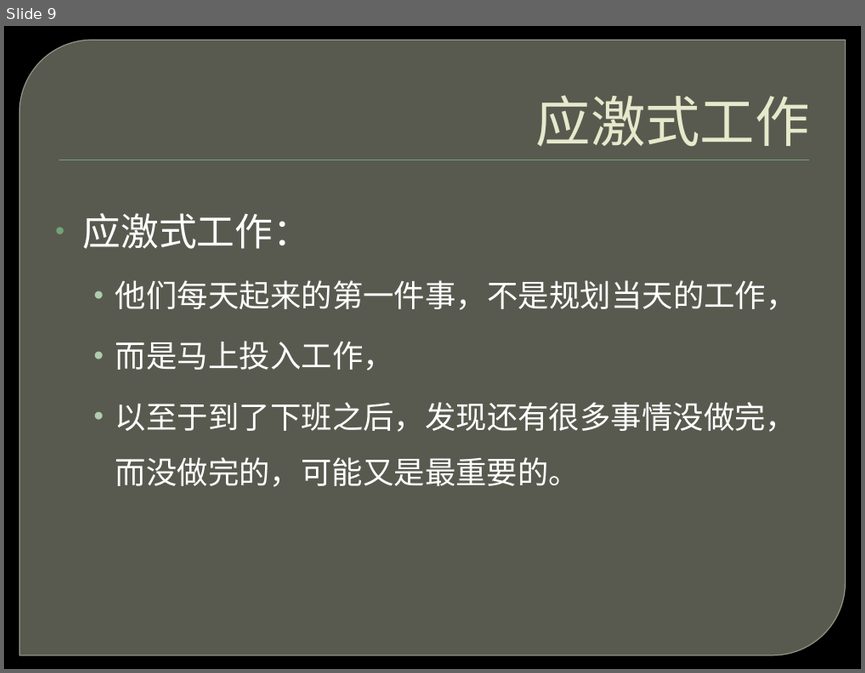
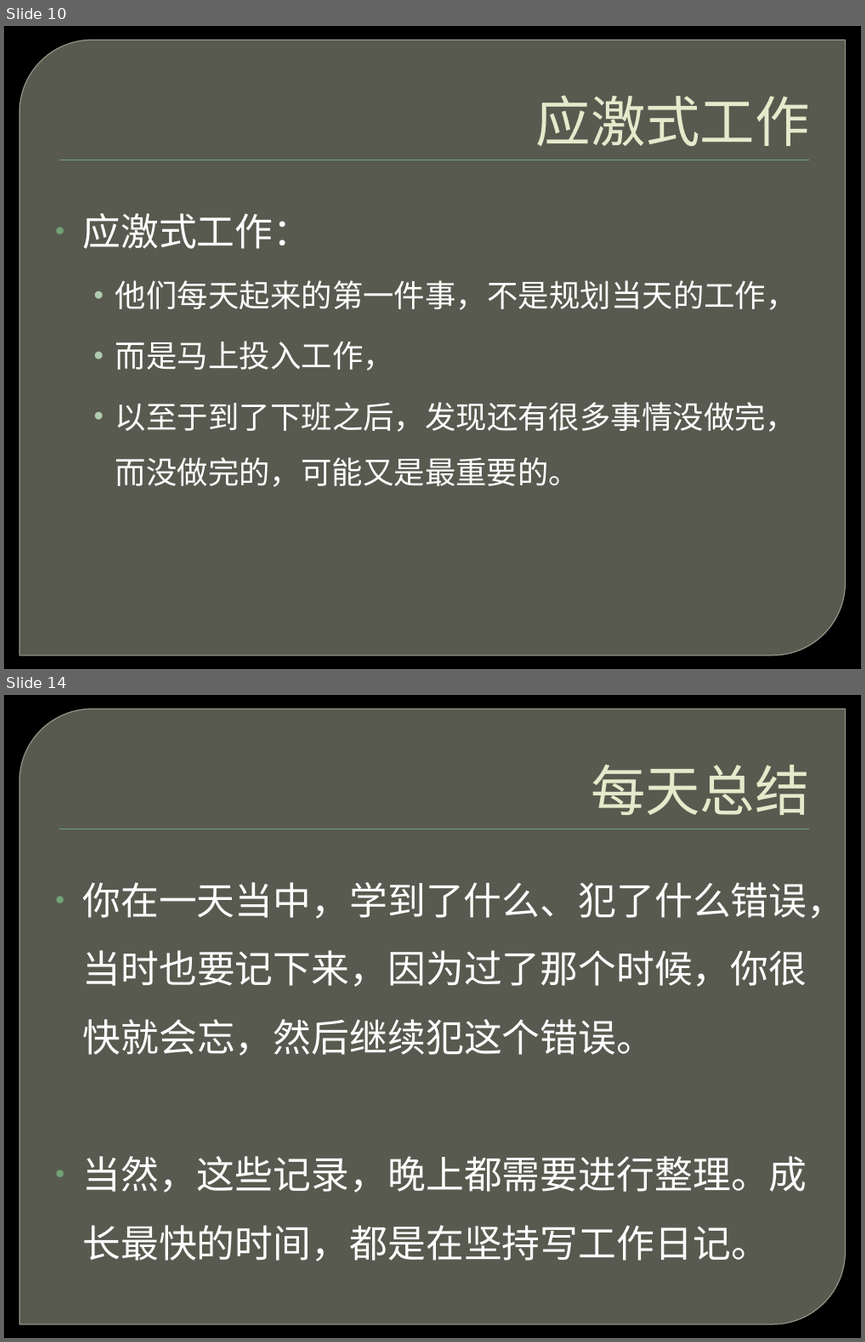
Before and after one commit to ghj1976/lecture, a slide deck: 工作方式/累死你的不是工作，而是工作方式.pptx. Shown one above the other, each under a label of ours: slide 9 before the commit, slides 10 and 14 after it; the slides between them are not shown. The pictures are 865x673 and 865x1342 pixels, drawn with LibreOffice and Linux fonts; fonts in the diff are those of the drawing; background and template pictures are left out. Boxes give left, top, right and bottom in pixels: in the first picture for what was removed or moved away, otherwise in the second. Text is boxed around its words. In the diff, an @@ line names an element or a change of style, - is before the commit and + after.

Commit message:
工作方式和纸飞机游戏ppt

```diff
--- a/工作方式/累死你的不是工作，而是工作方式.pptx
+++ b/工作方式/累死你的不是工作，而是工作方式.pptx
@@ slide 14 added at (4, 695, 861, 1338), background picture (left out); not listed: 2 template elements that a slide beside it also shows @@
@@ title added at (590, 765, 809, 815), 46 pt, text #E7EACB @@
+每天总结
@@ text added at (83, 875, 846, 1261), 32 pt, text #FFFFFF @@
+• 你在一天当中，学到了什么、犯了什么错误，当时也要记下来，因为过了那个时候，你很快就会忘，然后继续犯这个错误。
+• 当然，这些记录，晚上都需要进行整理。成长最快的时间，都是在坚持写工作日记。
@@ what was slide 9 is now slide 10 @@
```
Also in this commit, not shown: 9 slides changed, 11 other slides added, 1 slide removed.
